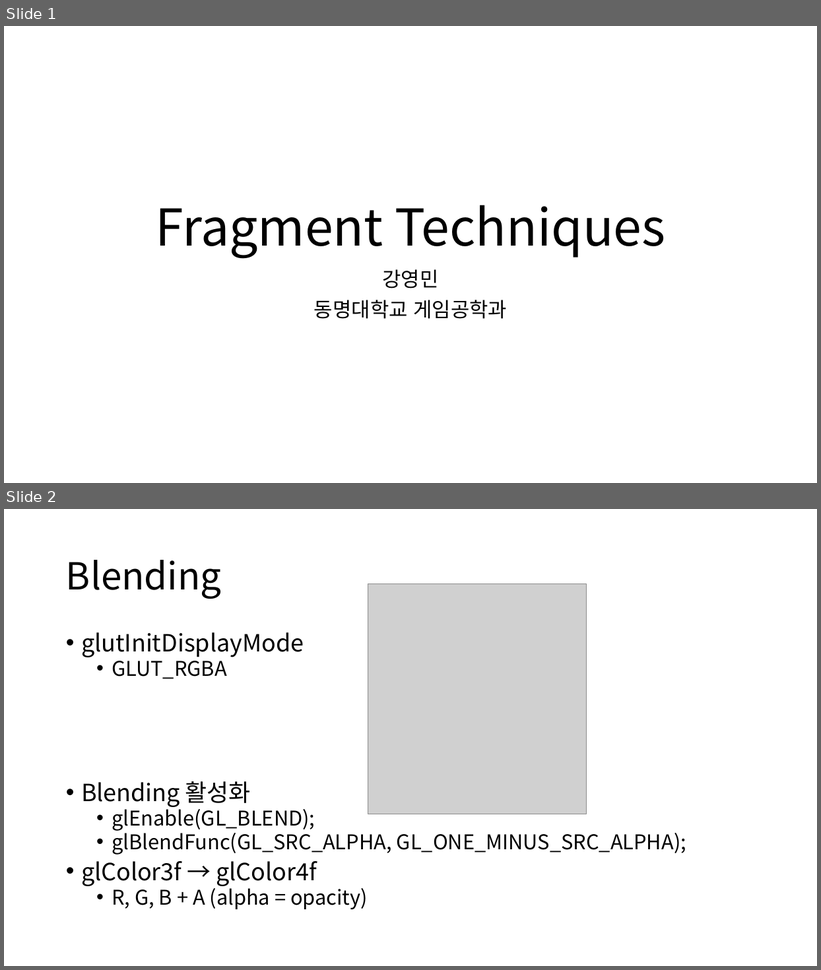
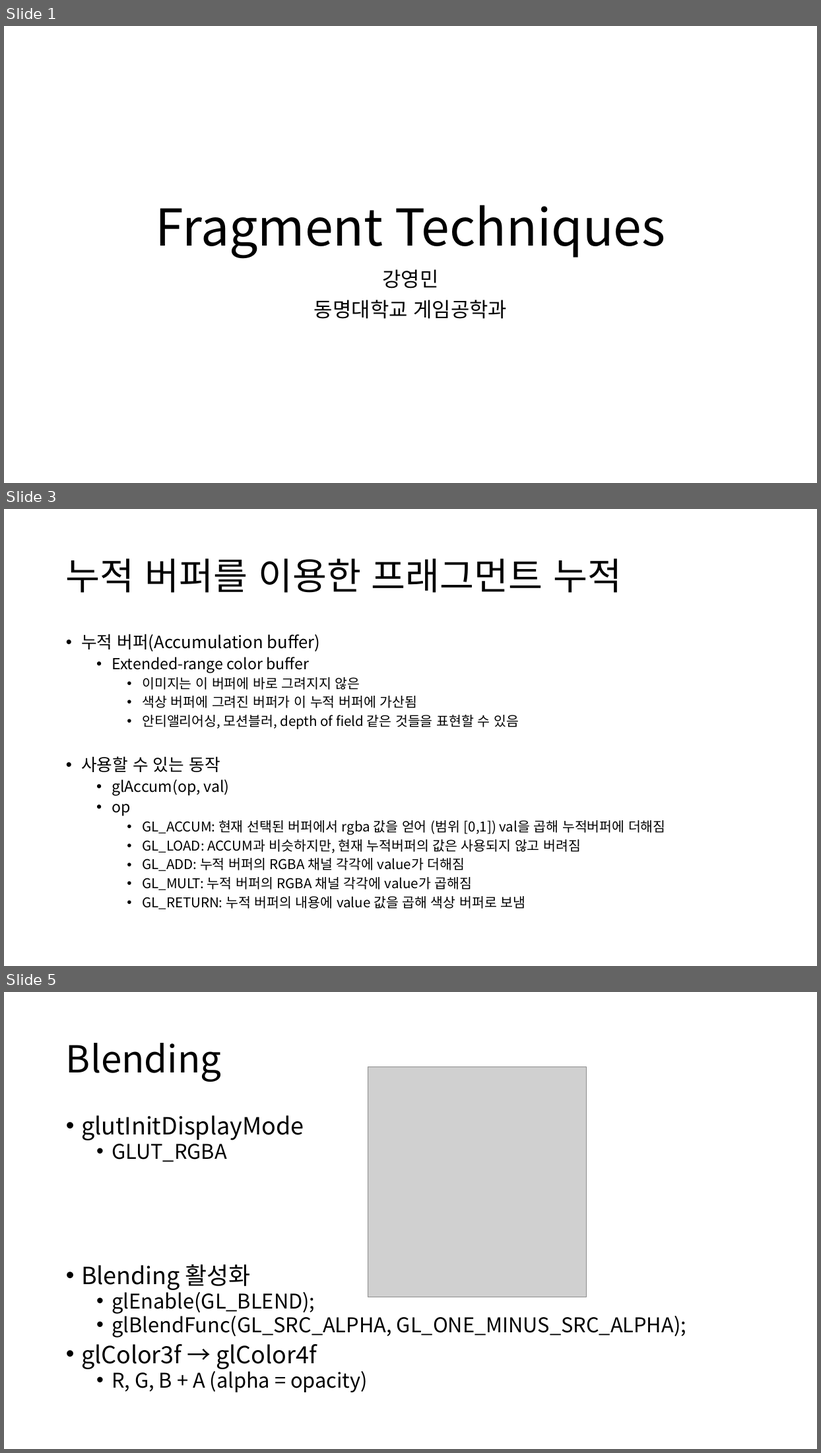
Before and after one commit to dknife/201802_Graphics, a slide deck: LectureNotes/Fragment Techniques.pptx. Shown one above the other, each under a label of ours: slides 1 and 2 before the commit, slides 1, 3 and 5 after it; the slides between them are not shown. The pictures are 821x970 and 821x1453 pixels, drawn with LibreOffice and Linux fonts; fonts in the diff are those of the drawing; grey boxes stand for pictures. Boxes give left, top, right and bottom in pixels: in the first picture for what was removed or moved away, otherwise in the second. Text is boxed around its words. In the diff, an @@ line names an element or a change of style, - is before the commit and + after.

```diff
--- a/LectureNotes/Fragment Techniques.pptx
+++ b/LectureNotes/Fragment Techniques.pptx
@@ slide 3 added at [4,509,817,966], background #FFFFFF @@
@@ title added at [66,559,622,593], 44 pt, text #000000 @@
+누적 버퍼를 이용한 프래그먼트 누적
@@ text added at [81,634,666,910], 16 pt, text #000000 @@
+• 누적 버퍼(Accumulation buffer)
+  • Extended-range color buffer
+    • 이미지는 이 버퍼에 바로 그려지지 않은
+    • 색상 버퍼에 그려진 버퍼가 이 누적 버퍼에 가산됨
+    • 안티앨리어싱, 모션블러, depth of field 같은 것들을 표현할 수 있음
+• 사용할 수 있는 동작
+  • glAccum(op, val)
+  • op
+    • GL_ACCUM: 현재 선택된 버퍼에서 rgba 값을 얻어 (범위 [0,1]) val을 곱해 누적버퍼에 더해짐
+    • GL_LOAD: ACCUM과 비슷하지만, 현재 누적버퍼의 값은 사용되지 않고 버려짐
+    • GL_ADD: 누적 버퍼의 RGBA 채널 각각에 value가 더해짐
+    • GL_MULT: 누적 버퍼의 RGBA 채널 각각에 value가 곱해짐
+    • GL_RETURN: 누적 버퍼의 내용에 value 값을 곱해 색상 버퍼로 보냄
@@ what was slide 2 is now slide 5 @@
```
Also in this commit, not shown: 2 other slides added, 7 other files.
